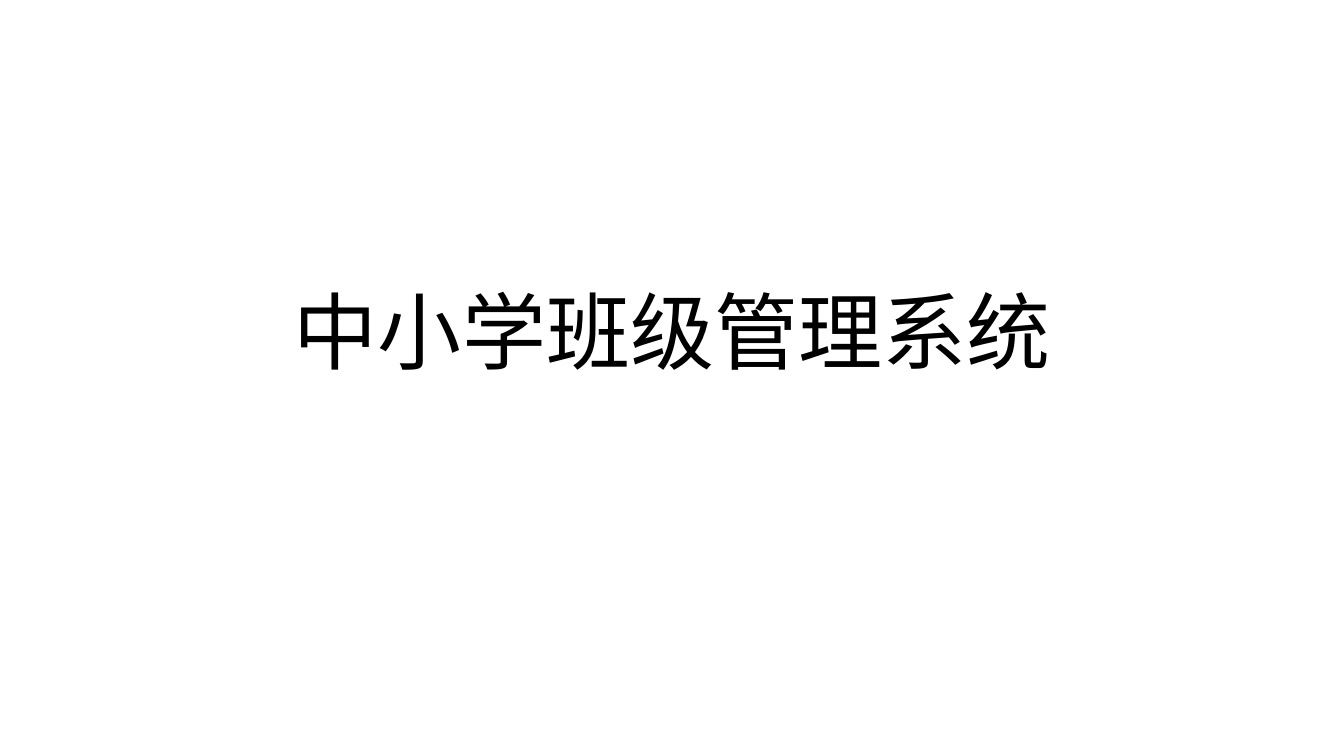
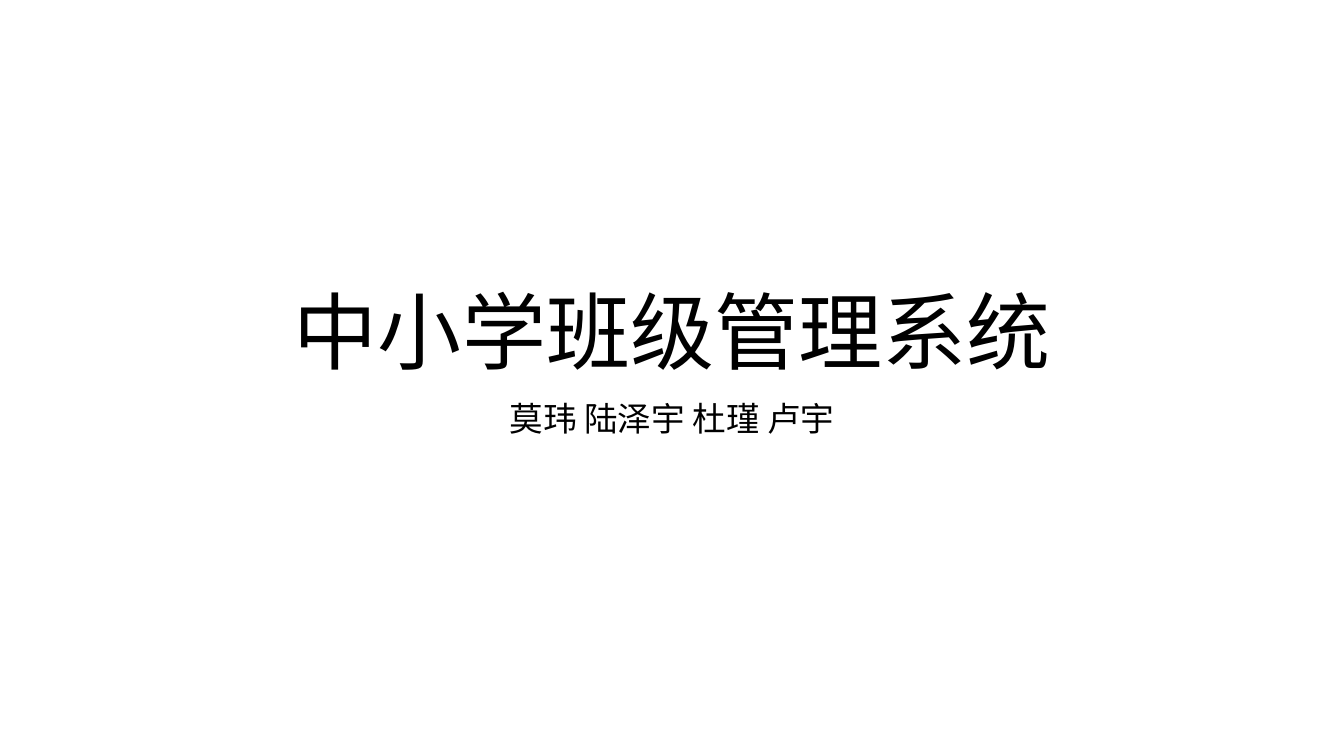
Before and after one commit to ALongTail/Class-Managing-System, a slide deck: slide 1 of 大作业/中小学班级管理系统.pptx. Drawn at 1344x756 pixels with LibreOffice and Linux fonts; fonts in the diff are those of the drawing; background and template pictures are left out. Boxes give left, top, right and bottom in pixels: in the first picture for what was removed or moved away, otherwise in the second. Text is boxed around its words. In the diff, an @@ line names an element or a change of style, - is before the commit and + after.

```diff
--- a/大作业/中小学班级管理系统.pptx
+++ b/大作业/中小学班级管理系统.pptx
@@ subtitle added at box(509, 402, 834, 434), 24 pt, text #000000 @@
+莫玮 陆泽宇 杜瑾 卢宇
```
Also in this commit, not shown: 2 other slides changed, 5 slides added, 3 slides removed, 4 other files.
